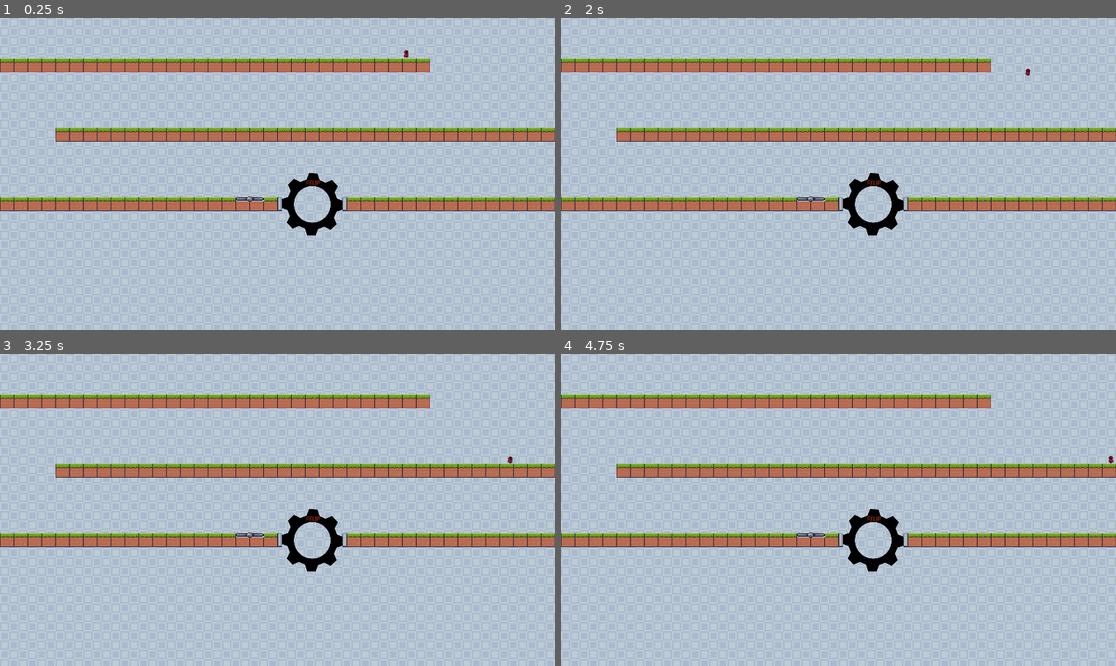
Above: before the commit, frames 1-4 (two rows, left to right).
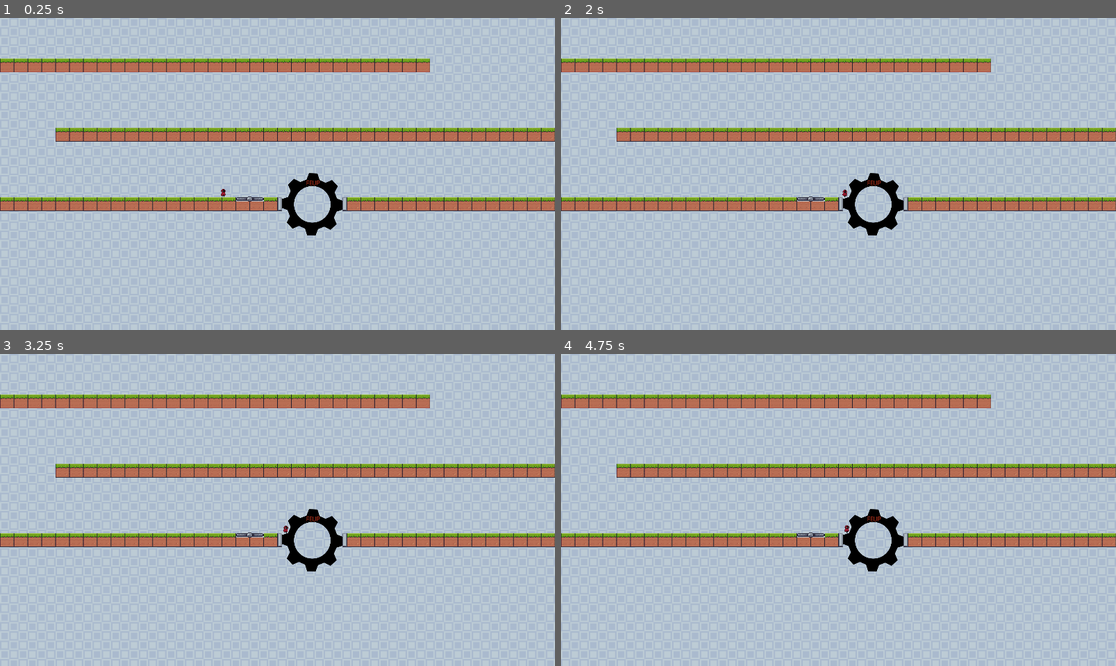
Above: after the commit, the same moments.

Repository: Nuno-Jesus/FEUP-DDJD-Escape-Engines
Game: Godot game, scene res://main.tscn
Same seed, same stepped clock (60 frames per second), same inputs: the game is played once before the commit and once after it.
Inputs (mouse positions are in pixels of both pictures, inside the frame that each line leads up to):
- Up to frame 1 (0.25 s): no input
- Up to frame 2 (2 s): tap Enter at 0.5 s; move the mouse to (977, 55) at 0.52 s; click (977, 55) at 0.67 s; tap Space at 1.25 s; move the mouse to (727, 189) at 1.27 s; click (727, 189) at 1.42 s
- Up to frame 3 (3.25 s): move the mouse to (333, 441) at 2.02 s; click (333, 441) at 2.17 s; move the mouse to (249, 572) at 2.77 s; click (249, 572) at 2.92 s
- Up to frame 4 (4.75 s): tap Enter at 3.5 s; move the mouse to (1005, 556) at 3.52 s; click (1005, 556) at 3.67 s; tap Space at 4.25 s; move the mouse to (672, 463) at 4.27 s; click (672, 463) at 4.42 s

The runs differ from the first frame. In frame 1, less than 0.1% of the frame differs, in the area x 39-74%, y 10-58%; in frame 2, less than 0.1%; in frame 3, less than 0.1%; in frame 4, less than 0.1%.

Commit message:
Collisions working for platform and gear, working on triggering the rotation

Diff:
--- a/pp/gear.gd
+++ b/pp/gear.gd
@@ -2,6 +2,7 @@
 
 # Called when the node enters the scene tree for the first time.
 func _ready():
+	# $AnimationPlayer.play("rotate")
 	pass # Replace with function body.
 
 # Called when the player is on top of the "button" that is going to rotate the platform
@@ -12,7 +13,7 @@
 # Called when the signal "area_exited (or similar)" is emitted from the "button" that is going to rotate the platform
 # todo: connect the signal from the button to this function
 func _stopRotation():
-	$AnimationPlayer.stop()
+	$AnimationPlayer.stop("rotate")
 
 # Called every frame. 'delta' is the elapsed time since the previous frame.
 func _process(_delta):
--- a/pp/gear.tscn
+++ b/pp/gear.tscn
@@ -25,7 +25,7 @@
 tracks/0/type = "value"
 tracks/0/imported = false
 tracks/0/enabled = true
-tracks/0/path = NodePath("Sprite2D/Area2D/CollisionPolygon2D2:rotation")
+tracks/0/path = NodePath("StaticBody2D/CollisionPolygon2D2:rotation")
 tracks/0/interp = 1
 tracks/0/loop_wrap = true
 tracks/0/keys = {
@@ -42,7 +42,7 @@
 tracks/0/type = "value"
 tracks/0/imported = false
 tracks/0/enabled = true
-tracks/0/path = NodePath("Sprite2D:texture")
+tracks/0/path = NodePath("StaticBody2D/Sprite2D:texture")
 tracks/0/interp = 0
 tracks/0/loop_wrap = true
 tracks/0/keys = {
@@ -54,7 +54,7 @@
 tracks/1/type = "value"
 tracks/1/imported = false
 tracks/1/enabled = true
-tracks/1/path = NodePath("Sprite2D/Area2D/CollisionPolygon2D2:rotation")
+tracks/1/path = NodePath("StaticBody2D/CollisionPolygon2D2:rotation")
 tracks/1/interp = 1
 tracks/1/loop_wrap = true
 tracks/1/keys = {
@@ -74,18 +74,17 @@
 position = Vector2(141, 44)
 script = ExtResource("1_sy4aj")
 
-[node name="Sprite2D" type="Sprite2D" parent="."]
+[node name="StaticBody2D" type="StaticBody2D" parent="."]
+
+[node name="CollisionPolygon2D2" type="CollisionPolygon2D" parent="StaticBody2D"]
+position = Vector2(710, 552)
+rotation = 2.35059
+scale = Vector2(1, 1)
+polygon = PackedVector2Array(37.2547, -212.634, 51.8462, -166.589, 94.1689, -147.967, 138.823, -166.809, 178.182, -124.161, 156.021, -81.1512, 172.042, -37.9274, 216.49, -20.0002, 214.048, 37.2626, 168.003, 51.854, 149.381, 94.1768, 168.231, 137.417, 125.575, 178.19, 83.2765, 155.326, 40.0525, 171.347, 22.1255, 215.795, -35.8484, 214.056, -50.4399, 168.011, -92.0516, 148.686, -136.706, 167.528, -176.073, 126.294, -153.911, 83.2844, -169.933, 40.0604, -215.084, 21.4222, -212.642, -35.8406, -166.597, -50.432, -147.975, -92.7548, -166.817, -137.409, -123.466, -176.057, -81.1671, -153.192, -37.9352, -170.628, -20.7192, -214.373)
+
+[node name="Sprite2D" type="Sprite2D" parent="StaticBody2D"]
 position = Vector2(709, 552)
 texture = ExtResource("1_ffepu")
-
-[node name="Area2D" type="Area2D" parent="Sprite2D"]
-position = Vector2(5, -5)
-
-[node name="CollisionPolygon2D2" type="CollisionPolygon2D" parent="Sprite2D/Area2D"]
-visible = false
-position = Vector2(-4, 5)
-rotation = 2.35059
-polygon = PackedVector2Array(38.5, -215.3, 52.9, -172, 88, -155, 90.7, -155, 92.9, -154.4, 138.5, -174, 138.5, -170.9, 156.5, -153.9, 156.5, -151.8, 180.5, -127.8, 180.5, -124.5, 159.3, -83, 174.9, -43, 175.9, -43, 216.5, -26.1, 216.5, 38, 215.9, 38, 171.5, 53.4, 164.5, 66.5, 164.5, 69.4, 154.2, 92.8, 172.5, 134.6, 172.5, 138.8, 169.3, 142, 167.3, 142, 127.3, 181, 124, 181, 83, 159, 81.9, 159, 43.5, 173.4, 43.5, 174.4, 26.6, 216, -38.7, 216, -55.9, 170, -58, 170, -91, 154, -94.1, 154, -135.1, 173, -138.3, 173, -149.5, 161.8, -149.5, 159.8, -180.5, 128.8, -180.5, 123.5, -159.5, 84.5, -159.5, 81.4, -173.9, 44, -216.5, 27.2, -216.5, -38.1, -214.6, -41, -209.8, -41, -171.5, -53.4, -171.5, -54.4, -154.2, -91.9, -174.5, -139, -171.3, -139, -128.3, -181, -125, -181, -82.5, -159.8, -43.5, -174.4, -43.5, -175.4, -27.5, -214.6, -27.5, -216, 38.5, -216)
 
 [node name="AnimationPlayer" type="AnimationPlayer" parent="."]
 libraries = {
--- a/pp/main.tscn
+++ b/pp/main.tscn
@@ -1,13 +1,9 @@
-[gd_scene load_steps=7 format=3 uid="uid://c7iqs72qxwva4"]
+[gd_scene load_steps=5 format=3 uid="uid://c7iqs72qxwva4"]
 
 [ext_resource type="Texture2D" uid="uid://bnpt2k1lbvnv6" path="res://art/backgrounds/Blue.png" id="1_r686e"]
 [ext_resource type="PackedScene" uid="uid://6ig3u12x0tth" path="res://player.tscn" id="1_rwwm4"]
 [ext_resource type="PackedScene" uid="uid://bf86ov45lre5y" path="res://level.tscn" id="2_a8ir8"]
-[ext_resource type="Script" path="res://player.gd" id="2_vcivo"]
 [ext_resource type="Texture2D" uid="uid://rs178a8gqxab" path="res://art/platform/Grey Off.png" id="5_wcuni"]
-
-[sub_resource type="RectangleShape2D" id="RectangleShape2D_0dwdw"]
-size = Vector2(32, 6.09521)
 
 [node name="main" type="Node"]
 
@@ -21,26 +17,24 @@
 texture = ExtResource("1_r686e")
 stretch_mode = 1
 
-
 [node name="Level" parent="." instance=ExtResource("2_a8ir8")]
 
-[node name="Gear Activation" type="Sprite2D" parent="."]
+[node name="Gear Activation" type="StaticBody2D" parent="."]
+
+[node name="Platform" type="Sprite2D" parent="Gear Activation"]
 texture_filter = 1
 position = Vector2(864, 625.5)
 scale = Vector2(3, 2.62501)
 texture = ExtResource("5_wcuni")
 
-[node name="Area2D" type="Area2D" parent="Gear Activation"]
-
-[node name="CollisionShape2D" type="CollisionShape2D" parent="Gear Activation/Area2D"]
-position = Vector2(-3.05176e-05, 0.952377)
-scale = Vector2(1, 1)
-shape = SubResource("RectangleShape2D_0dwdw")
+[node name="CollisionPolygon2D" type="CollisionPolygon2D" parent="Gear Activation"]
+position = Vector2(864, 625.5)
+scale = Vector2(3, 2.62501)
+polygon = PackedVector2Array(-16, -2.09523, 16, -2.09523, 16, 3.99998, -16, 3.99998)
 
 [node name="Engineer" parent="." instance=ExtResource("1_rwwm4")]
-position = Vector2(1376, 124)
+position = Vector2(744, 605)
 gravity = 2
 
 [connection signal="input_event" from="Engineer" to="Engineer" method="_on_RigidBody2D_input_event"]
 [connection signal="mouse_entered" from="Engineer" to="Engineer" method="_on_mouse_entered"]
-[connection signal="area_entered" from="Gear Activation/Area2D" to="Engineer" method="_on_area_2d_area_entered"]
